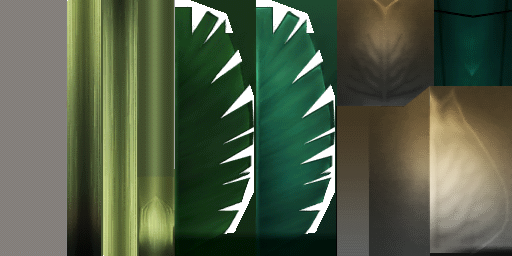
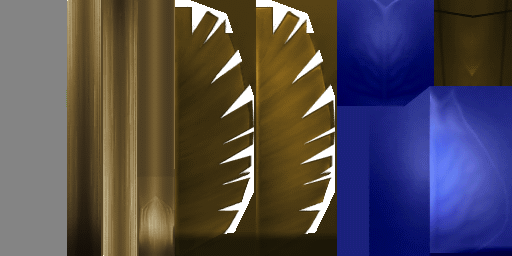
Layers edited between the first and the second 512 × 256 image:
hid group "White" (12 layers) over [0, 0, 512, 256]
showed group "Blue" (5 layers) over [0, 0, 512, 256]
